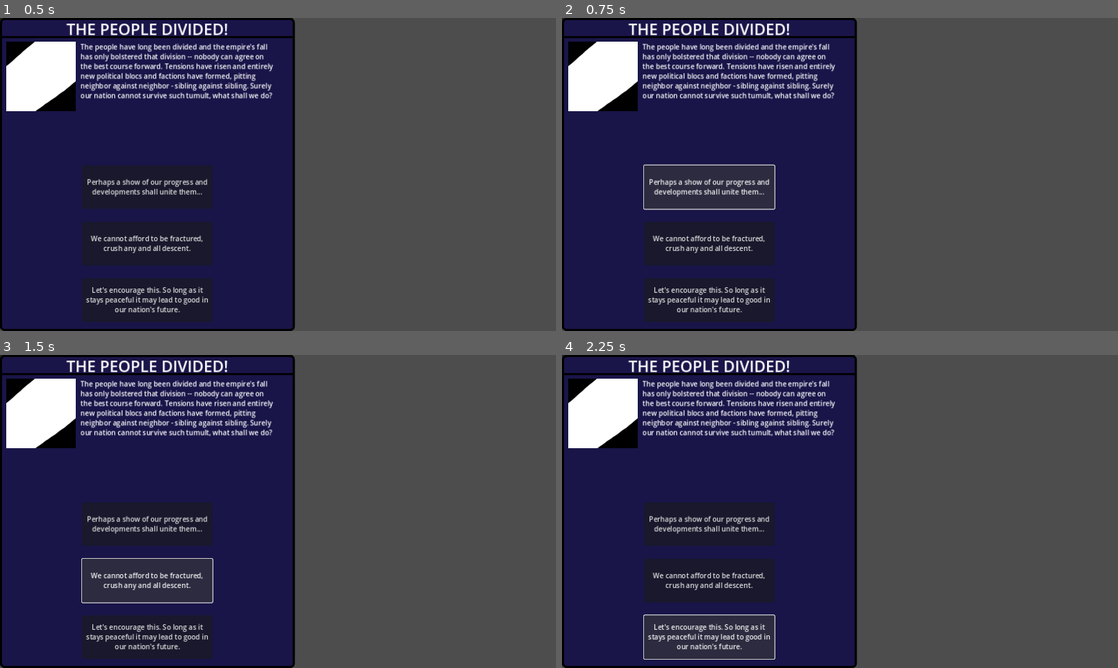
Above: before the commit, frames 1-4 (two rows, left to right).
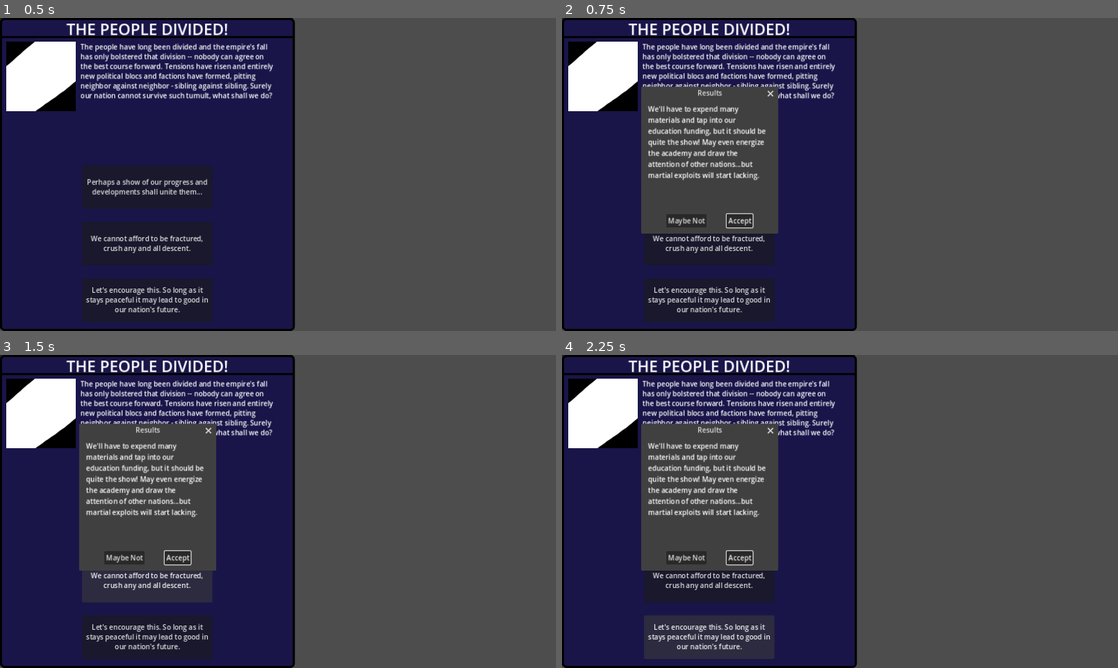
Above: after the commit, the same moments.

Repository: Evenwood/godotgamejam77
Game: Godot game, scene res://EventControl/Event.tscn
Two runs of this game, one before a commit and one after it. Both use one fixed random seed, a clock stepped at 60 frames per second and the inputs below. This scene is started directly instead of the project's main scene.
Inputs:
- Up to frame 1 (0.5 s): no input
- Up to frame 2 (0.75 s): click "Perhaps a show of our progres…" at 0.5 s
- Up to frame 3 (1.5 s): click "We cannot afford to be fractu…" at 1.25 s
- Up to frame 4 (2.25 s): click "Let's encourage this. So long…" at 2 s

Frame 1 is identical in both runs. In frame 2, 9.1% of the frame differs, in the area x 14-39%, y 22-69%; in frame 3, 11%; in frame 4, 11%, in the area x 14-39%, y 22-98%.

Commit message:
Set up results dialog text for the events

Diff:
--- a/game/EventControl/Event.tscn
+++ b/game/EventControl/Event.tscn
@@ -96,3 +96,18 @@
 layout_mode = 2
 text = "Option 3"
 autowrap_mode = 2
+
+[node name="EventResults" type="ConfirmationDialog" parent="."]
+title = "Results"
+position = Vector2i(190, 190)
+size = Vector2i(300, 300)
+ok_button_text = "Accept"
+dialog_autowrap = true
+cancel_button_text = "Maybe Not"
+
+[connection signal="visibility_changed" from="." to="." method="_on_visibility_changed"]
+[connection signal="pressed" from="EventUIContainer/ChoiceContainer/VBoxContainer/Option1" to="." method="_on_option_1_pressed"]
+[connection signal="pressed" from="EventUIContainer/ChoiceContainer/VBoxContainer/Option2" to="." method="_on_option_2_pressed"]
+[connection signal="pressed" from="EventUIContainer/ChoiceContainer/VBoxContainer/Option3" to="." method="_on_option_3_pressed"]
+[connection signal="canceled" from="EventResults" to="." method="_on_event_results_canceled"]
+[connection signal="confirmed" from="EventResults" to="." method="_on_event_results_confirmed"]
--- a/game/EventControl/event.gd
+++ b/game/EventControl/event.gd
@@ -6,10 +6,21 @@
 @onready var option_1: Button = $EventUIContainer/ChoiceContainer/VBoxContainer/Option1
 @onready var option_2: Button = $EventUIContainer/ChoiceContainer/VBoxContainer/Option2
 @onready var option_3: Button = $EventUIContainer/ChoiceContainer/VBoxContainer/Option3
+@onready var event_results: ConfirmationDialog = $EventResults
+
+var choice
 
 
 # Called when the node enters the scene tree for the first time.
 func _ready() -> void:
+	setEventDetails()
+
+
+# Called every frame. 'delta' is the elapsed time since the previous frame.
+func _process(delta: float) -> void:
+	pass
+
+func setEventDetails() -> void:
 	event_description.text = EventProcessing.getEventDescription()
 	event_name.text = EventProcessing.getEventName()
 	option_1.text = EventProcessing.getEventOptionOne()
@@ -17,18 +28,32 @@
 	option_3.text = EventProcessing.getEventOptionThree()
 
 
-# Called every frame. 'delta' is the elapsed time since the previous frame.
-func _process(delta: float) -> void:
-	pass
-
 
 func _on_option_1_pressed() -> void:
-	pass # Replace with function body.
+	choice = 1
+	event_results.dialog_text = EventProcessing.getEventResults(choice)
+	event_results.show()
 
 
 func _on_option_2_pressed() -> void:
-	pass # Replace with function body.
+	choice = 2
+	event_results.dialog_text = EventProcessing.getEventResults(choice)
+	event_results.show()
 
 
 func _on_option_3_pressed() -> void:
-	pass # Replace with function body.
+	choice = 3
+	event_results.dialog_text = EventProcessing.getEventResults(choice)
+	event_results.show()
+
+
+func _on_visibility_changed() -> void:
+	setEventDetails()
+
+
+func _on_event_results_confirmed() -> void:
+	EventProcessing.triggerEvent(choice)
+
+
+func _on_event_results_canceled() -> void:
+	choice = 0
--- a/game/EventControl/event_processing.gd
+++ b/game/EventControl/event_processing.gd
@@ -95,3 +95,61 @@
 		Datatypes.MAJOR_EVENTS.DarkOneDescent:
 			option_three = "Unity across the realms is what shall get us through this. I propose a council of nations."
 	return option_three
+
+func getEventResults(choice: int) -> String:
+	var result
+	match event_array[State.number_of_events]:
+		Datatypes.MAJOR_EVENTS.VolcanicEruption:
+			match choice:
+				1:
+					result = "This will expend a lot of magical power; however, it should keep the people safe and happy and may even improve our magical studies in the future."
+				2:
+					result = "This will cost a lot of wealth and materials but the people will be safe, if not a bit rattled. Should lead to great infrastructural development opportunities though."
+				3:
+					result = "The people's faith will skyrocket and opportunities for prayer at the shrine and gifts of charity will greatly strengthen...but our people WILL suffer."
+				_:
+					result = "UNKNOWN"
+		Datatypes.MAJOR_EVENTS.RampantPoverty:
+			match choice:
+				1:
+					result = "We'll be expending a lot of wealth and food, but surely our people will be beyond thrilled and may even be more willing to cooperate in the future."
+				2:
+					result = "Undoubtedly the people will enjoy new freedoms and the market will get much stronger; though its unclear if this will actually solve the problem."
+				3:
+					result = "We'll pay a little in wealth and materials, but make up for it quickly by heighting our harvesting efforts. I doubt the impoverished will be very happy with this deal however."
+				_:
+					result = "UNKNOWN"
+		Datatypes.MAJOR_EVENTS.PoliticalDivision:
+			match choice:
+				1:
+					result = "We'll have to expend many materials and tap into our education funding, but it should be quite the show! May even energize the academy and draw the attention of other nations...but martial exploits will start lacking."
+				2:
+					result = "Certainly, our influence will grow and unity will strengthen much of what we do; however, lessened freedom comes with great discontent."
+				3:
+					result = "We'll become a home of freedom and innovation where people can freely speak their minds! Of course, you do accept this will weaken your claims to power and influence, yes?"
+				_:
+					result = "UNKNOWN"
+		Datatypes.MAJOR_EVENTS.WarringNations:
+			match choice:
+				1:
+					result = "We'll invest our wealth heavily into bolstering our military strength. The barracks shall be greater and wars more easily won. Many other less martial efforts will suffer though and the people may grow weary."
+				2:
+					result = "Gifts of food and material goods offered at a premium should bolster our foreign relations. The people will take a hit to morale though and we'll be forced to weaken our armies."
+				3:
+					result = "Through this chance we can strengthen the vast majority of our nation and find a great many investment opportunities. While the people may be happy with isolation, other nations will not and our armies and exploration efforts will falter greatly."
+				_:
+					result = "UNKNOWN"
+		Datatypes.MAJOR_EVENTS.DarkOneDescent:
+			match choice:
+				1:
+					result = "This is asking much of the people's faith but should the gods hear our prayers, fate shall surely smile upon us. This should allievate the people's worries and greatly enhance our clairvoyance."
+				2:
+					result = "It'll exhaust much our military but no doubt we can fight off any and all threats. Faith and morale will grow from victory but this will be permanently taxing on all our internal investments."
+				3:
+					result = "We'll exhaust maybe of our foreign connections and accrued favors to do this, but yes, I think it'll work. Much good can come from a Realms potentially united!"
+				_:
+					result = "UNKNOWN"
+	return result
+
+func triggerEvent(choice: int) -> void:
+	pass
